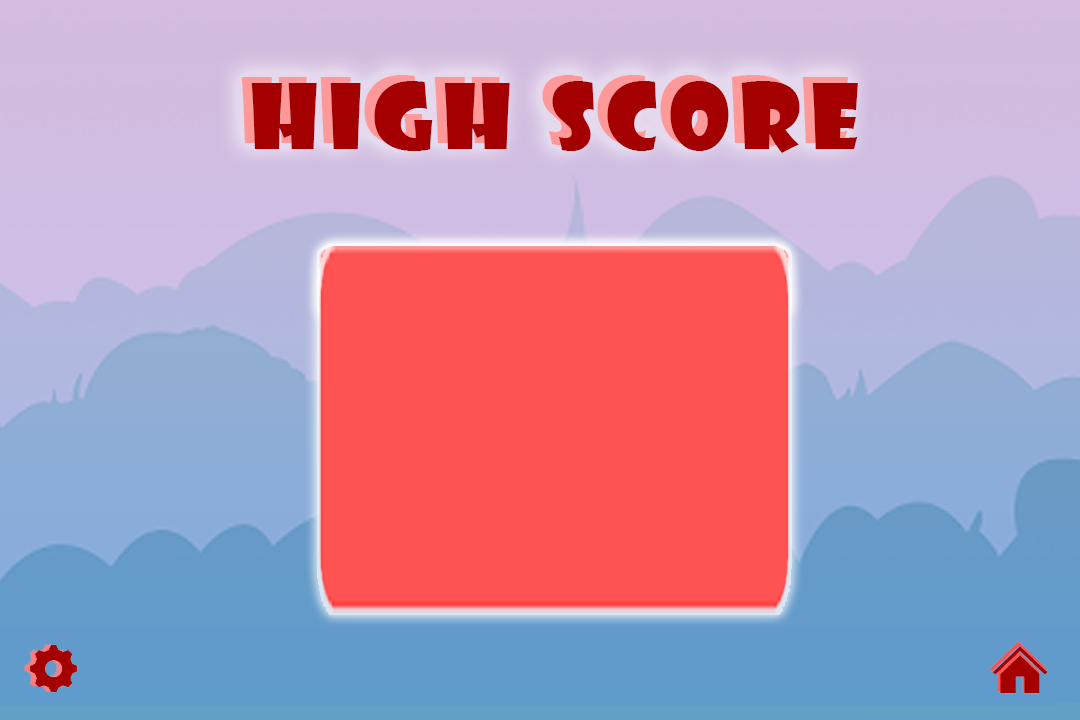
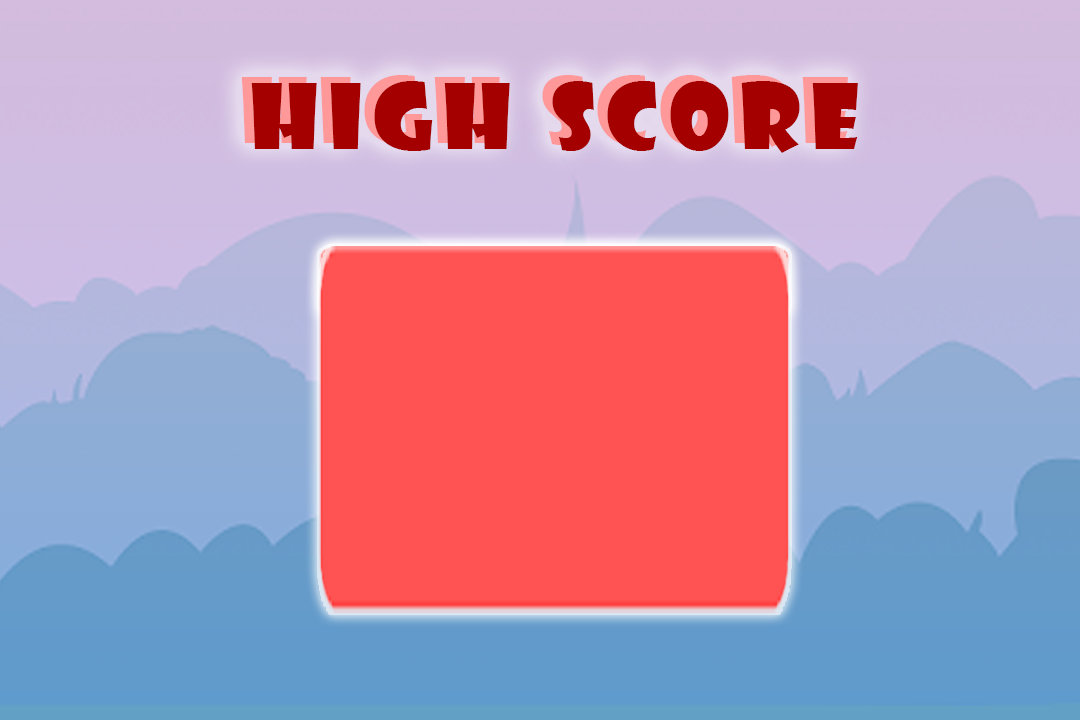
Before/after of a w=1080, h=720 layered artwork. What changed in the layer stack:
hid "home" over [992, 646, 1048, 694]
hid "Layer 14" over [989, 641, 1048, 692]
hid "Layer 11" over [30, 645, 78, 693]
hid "Layer 4" over [24, 644, 73, 693]
